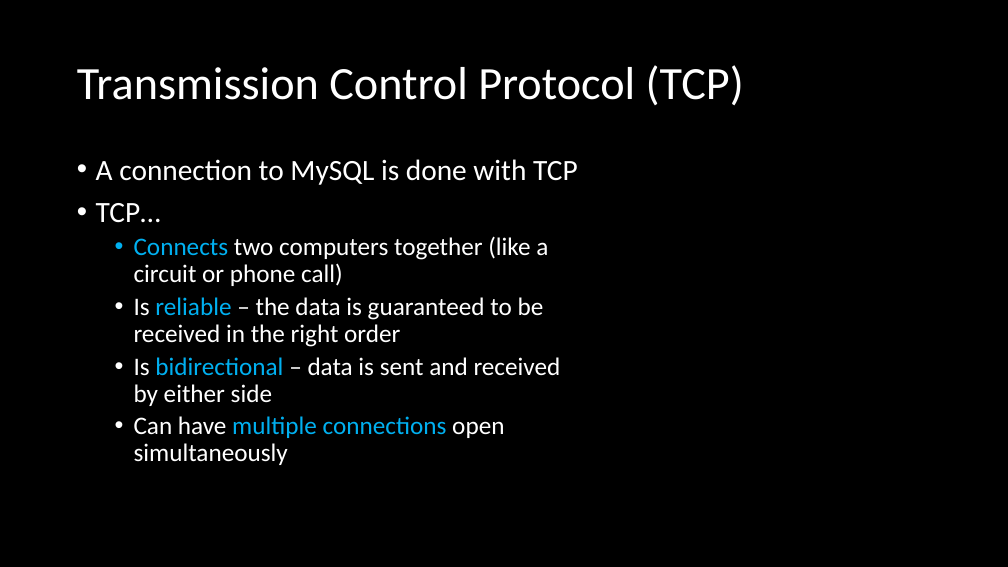
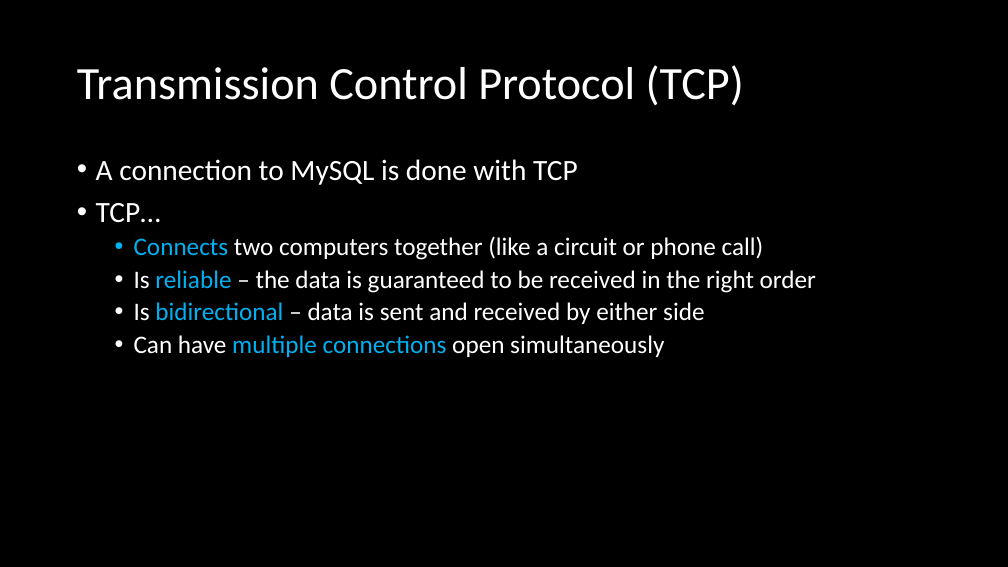
Before and after one commit to ckiefriter1/PT-BESD, a slide deck: slide 5 of Week7/W1.06. Connect to the Database.pptx. Drawn at 1008x567 pixels with LibreOffice and Linux fonts; fonts in the diff are those of the drawing. Boxes give left, top, right and bottom in pixels: in the first picture for what was removed or moved away, otherwise in the second. Text is boxed around its words. In the diff, an @@ line names an element or a change of style, - is before the commit and + after.

```diff
--- a/Week7/W1.06. Connect to the Database.pptx
+++ b/Week7/W1.06. Connect to the Database.pptx
@@ text "A connection to MySQL is ..." rewrapped from [96,159,578,465] to [96,159,816,357] @@
```
Also in this commit, not shown: 5 other slides changed, 5 other files.
